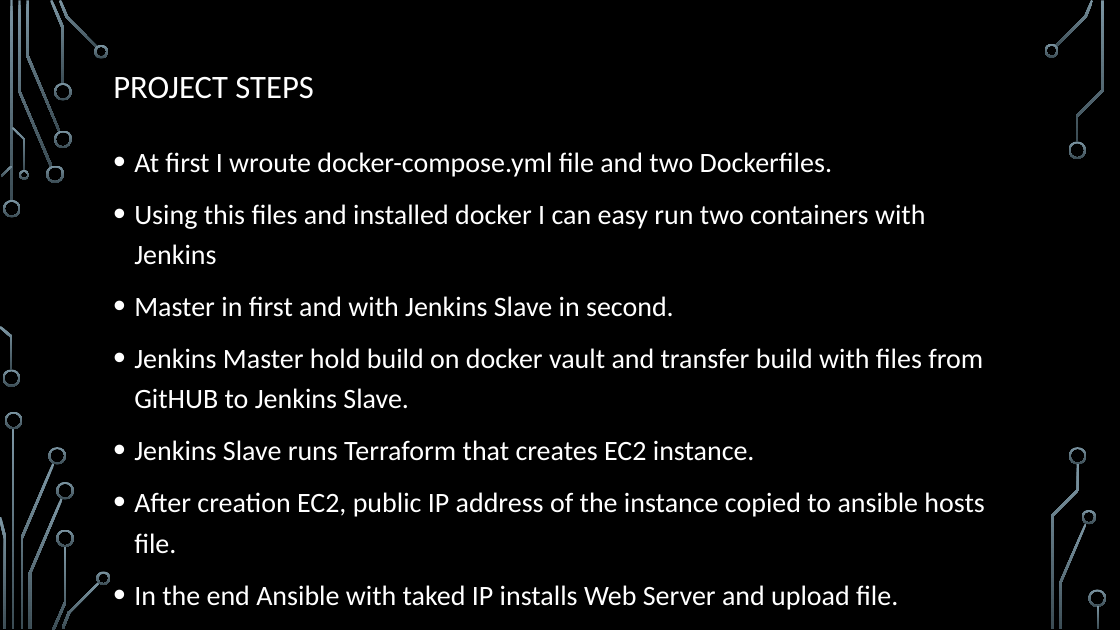
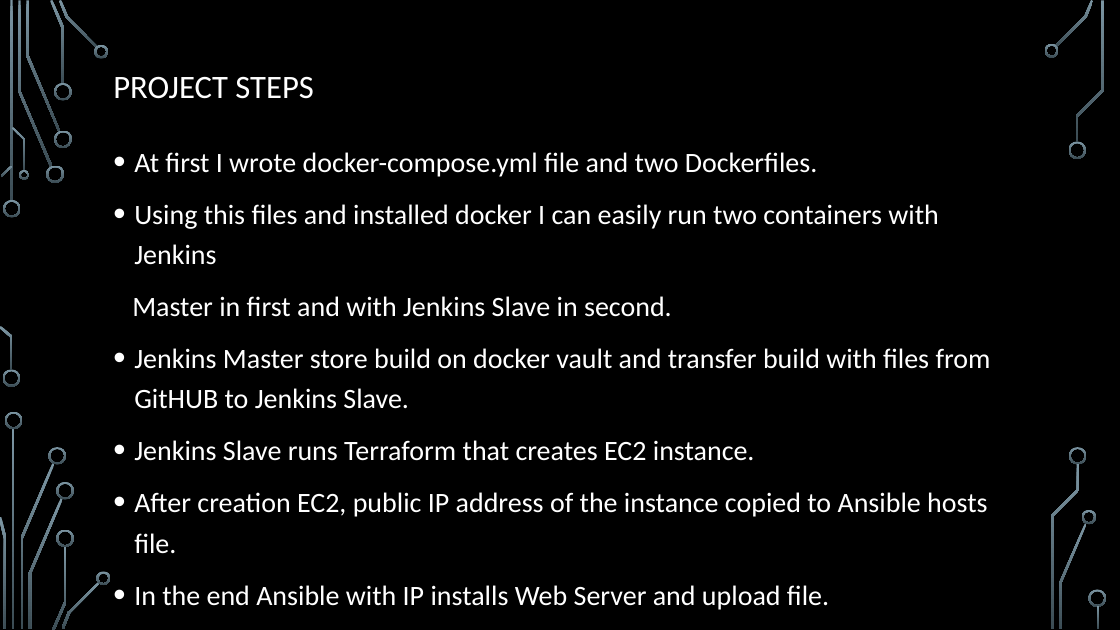
Before and after one commit to Areandill/DevOps_online_Kyiv_2021Q2, a slide deck: slide 4 of FinalTask/Martyniuk_Oleksii_DevOps_online_Kyiv_2021Q2.pptx. Drawn at 1120x630 pixels with LibreOffice and Linux fonts; fonts in the diff are those of the drawing; background and template pictures are left out. Boxes give left, top, right and bottom in pixels: in the first picture for what was removed or moved away, otherwise in the second. Text is boxed around its words. In the diff, an @@ line names an element or a change of style, - is before the commit and + after.

Commit message:
Update

```diff
--- a/FinalTask/Martyniuk_Oleksii_DevOps_online_Kyiv_2021Q2.pptx
+++ b/FinalTask/Martyniuk_Oleksii_DevOps_online_Kyiv_2021Q2.pptx
@@ text at (x1=134, y1=152, x2=939, y2=265): text changed @@
-• At first I wroute docker-compose.yml file and two Dockerfiles.
-• Using this files and installed docker I can easy run two containers with Jenkins
+• At first I wrote docker-compose.yml file and two Dockerfiles.
+• Using this files and installed docker I can easily run two containers with Jenkins
@@ text at (x1=132, y1=296, x2=672, y2=317): bullet • to none @@
@@ text at (x1=134, y1=348, x2=991, y2=409): text changed @@
-• Jenkins Master hold build on docker vault and transfer build with files from GitHUB to Jenkins Slave.
+• Jenkins Master store build on docker vault and transfer build with files from GitHUB to Jenkins Slave.
@@ text at (x1=134, y1=492, x2=987, y2=610): text changed @@
-• After creation EC2, public IP address of the instance copied to ansible hosts file.
-• In the end Ansible with taked IP installs Web Server and upload file.
+• After creation EC2, public IP address of the instance copied to Ansible hosts file.
+• In the end Ansible with IP installs Web Server and upload file.
```
Also in this commit, not shown: 2 other slides changed.
